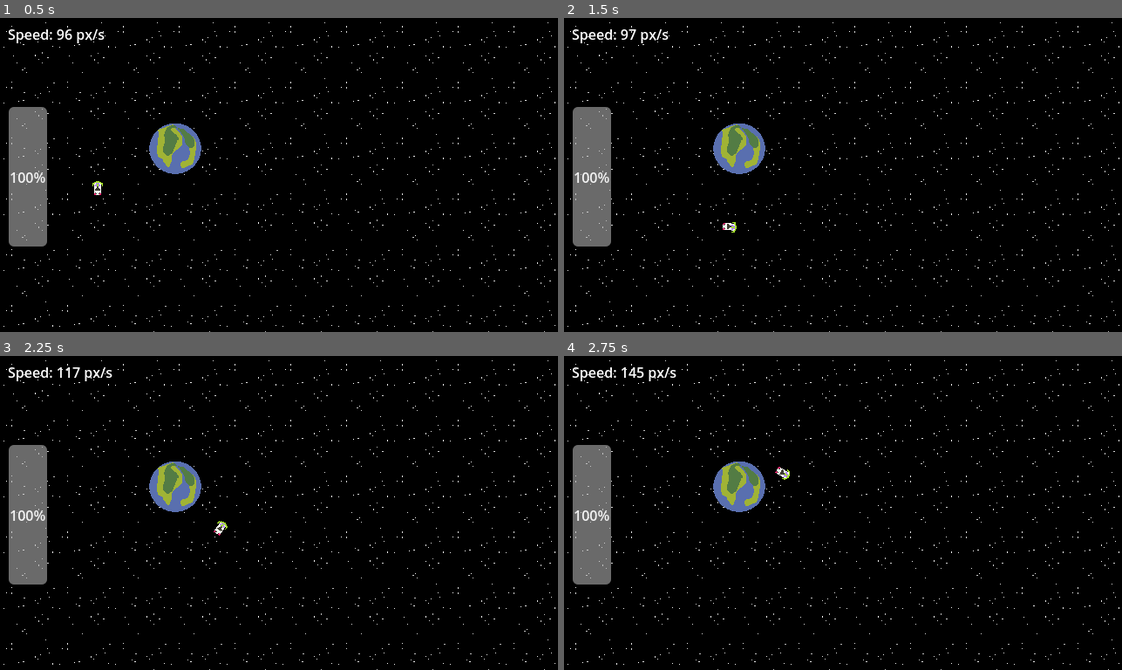
Above: before the commit, frames 1-4 (two rows, left to right).
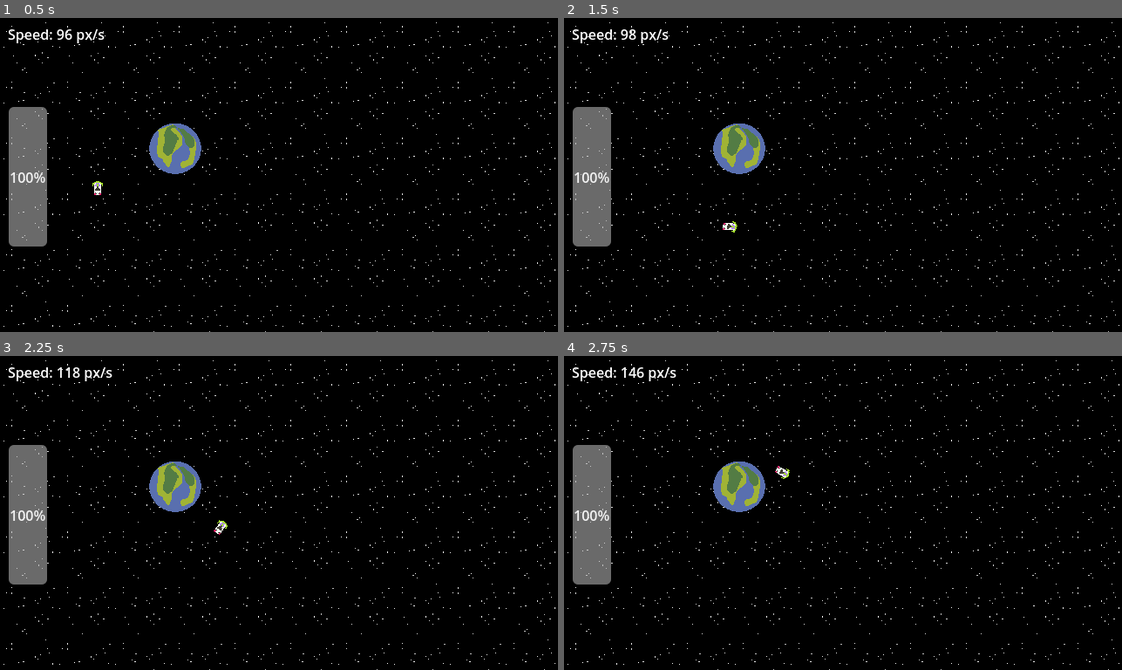
Above: after the commit, the same moments.

Repository: herboh/nBody
Game: Godot game, scene res://scene/main.tscn
Same seed, same stepped clock (60 frames per second), same inputs: the game is played once before the commit and once after it.
Inputs:
- Up to frame 1 (0.5 s): no input
- Up to frame 2 (1.5 s): hold Right (turn_right) 0.53-1.28 s; hold Left (turn_left) from 1.28 s (still down)
- Up to frame 3 (2.25 s): release Left (turn_left) at 2.03 s; hold Right (turn_right) from 2.03 s (still down)
- Up to frame 4 (2.75 s): keep holding Right (turn_right)

Frame 1 is identical in both runs. In frame 2, less than 0.1% of the frame differs, in the area x 11-32%, y 3-69%; in frame 3, less than 0.1%, in the area x 12-41%, y 3-58%; in frame 4, less than 0.1%.

Commit message:
better, but still have this orbital decay issue

Diff:
--- a/scene/main.tscn
+++ b/scene/main.tscn
@@ -21,6 +21,7 @@
 
 [node name="Ship" parent="SolarSystem" instance=ExtResource("1_itxqv")]
 position = Vector2(100, 150)
+can_sleep = false
 linear_velocity = Vector2(0, 100)
 linear_damp = 0.0
 angular_damp = 0.0
--- a/scene/ship.tscn
+++ b/scene/ship.tscn
@@ -8,8 +8,6 @@
 
 [node name="Ship" type="RigidBody2D"]
 gravity_scale = 0.0
-linear_damp = 0.1
-angular_damp = 0.2
 script = ExtResource("1_t11qm")
 
 [node name="CollisionShape2D" type="CollisionShape2D" parent="."]
--- a/script/Ship.gd
+++ b/script/Ship.gd
@@ -13,10 +13,12 @@
 func _ready():
 	current_fuel = max_fuel
 	setup_particles()
-
-	# Set consistent mass (no more confusion with ship_mass)
 	mass = 1.0
 	set_gravity_scale(0)
+	#adding for testing, gives more pure output
+	linear_damp = 0.0
+	angular_damp = 0.0
+
 
 func setup_particles():
 	particles.emitting = false
@@ -47,9 +49,8 @@
 	# Thrust
 	thrusting = Input.is_action_pressed("thrust") and current_fuel > 0
 	if thrusting:
-		var thrust_direction = Vector2.RIGHT.rotated(rotation)
-		# Use impulse instead of force for more predictable thrust
-		apply_central_impulse(thrust_direction * thrust_power * delta)
+		var thrust_force = Vector2.RIGHT.rotated(rotation) * thrust_power
+		apply_central_force(thrust_force)
 
 		current_fuel -= fuel_consumption_rate * delta
 		current_fuel = max(0, current_fuel)
--- a/script/SolarSystem.gd
+++ b/script/SolarSystem.gd
@@ -6,7 +6,6 @@
 @onready var trajectory_line = $TrajectoryLine
 @onready var ship = $Ship
 
-# Simplified constants
 const GRAVITY_CONSTANT: float = 100.0
 const MIN_DISTANCE: float = 10.0
 
@@ -18,8 +17,7 @@
 		if child is Planet:
 			planets.append(child)
 	fuel_bar.max_value = ship.max_fuel
-
-	# Disable Godot's built-in gravity
+	#Disable built in gravity, but still leverage the rest of Godot Physics
 	ship.set_gravity_scale(0)
 
 func _physics_process(delta):
@@ -30,33 +28,30 @@
 	update_ui()
 
 func apply_gravity(delta):
-	# Calculate total gravitational acceleration (not force)
-	var total_acceleration = Vector2.ZERO
+	#gone back and forth on if this should calc force or accel
+	var total_force = Vector2.ZERO
 
 	for planet in planets:
 		var direction = planet.global_position - ship.global_position
 		var distance = max(direction.length(), MIN_DISTANCE)
 
-		# a = GM/r² (acceleration, not force)
-		var acceleration_magnitude = GRAVITY_CONSTANT * planet.mass / (distance * distance)
-		var acceleration = direction.normalized() * acceleration_magnitude
-		total_acceleration += acceleration
+		# F = GMm/r² (force)
+		var force_magnitude = GRAVITY_CONSTANT * planet.mass * ship.mass / (distance * distance)
+		var force = direction.normalized() * force_magnitude
+		total_force += force
 
-	ship.apply_central_impulse(total_acceleration * ship.mass * delta)
+	ship.apply_central_force(total_force)
 
+#This is my idea calculate default value for ship position at runtime
+#Goal is to simplify tweaking values, so that the ship always spawns with stable pos + velocity
+#could maybe also be done with radius + tangent
 func setup_stable_orbit(target_planet: Planet, orbital_distance: float):
-	"""Calculate and set up a stable circular orbit"""
-	# Calculate required orbital velocity: v = sqrt(GM/r)
 	var orbital_velocity = sqrt(GRAVITY_CONSTANT * target_planet.mass / orbital_distance)
 
 	# Position ship to the left of planet
 	var planet_pos = target_planet.global_position
 	ship.global_position = planet_pos + Vector2(-orbital_distance, 0)
-
-	# Set velocity for counterclockwise orbit (downward when left of planet)
 	ship.linear_velocity = Vector2(0, orbital_velocity)
-
-	# Face the ship in direction of travel
 	ship.rotation = PI / 2  # Face downward
 
 	print("Orbit setup - Distance: %d, Velocity: %.1f" % [orbital_distance, orbital_velocity])
